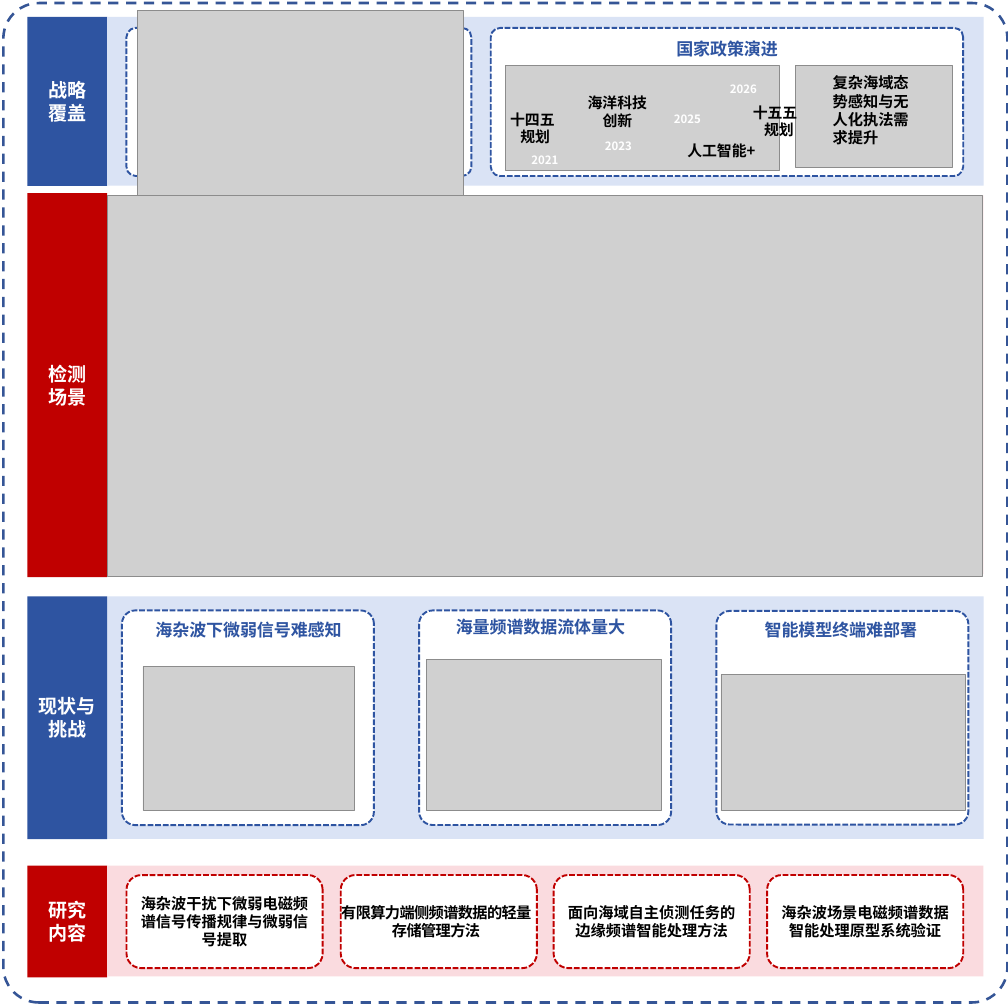
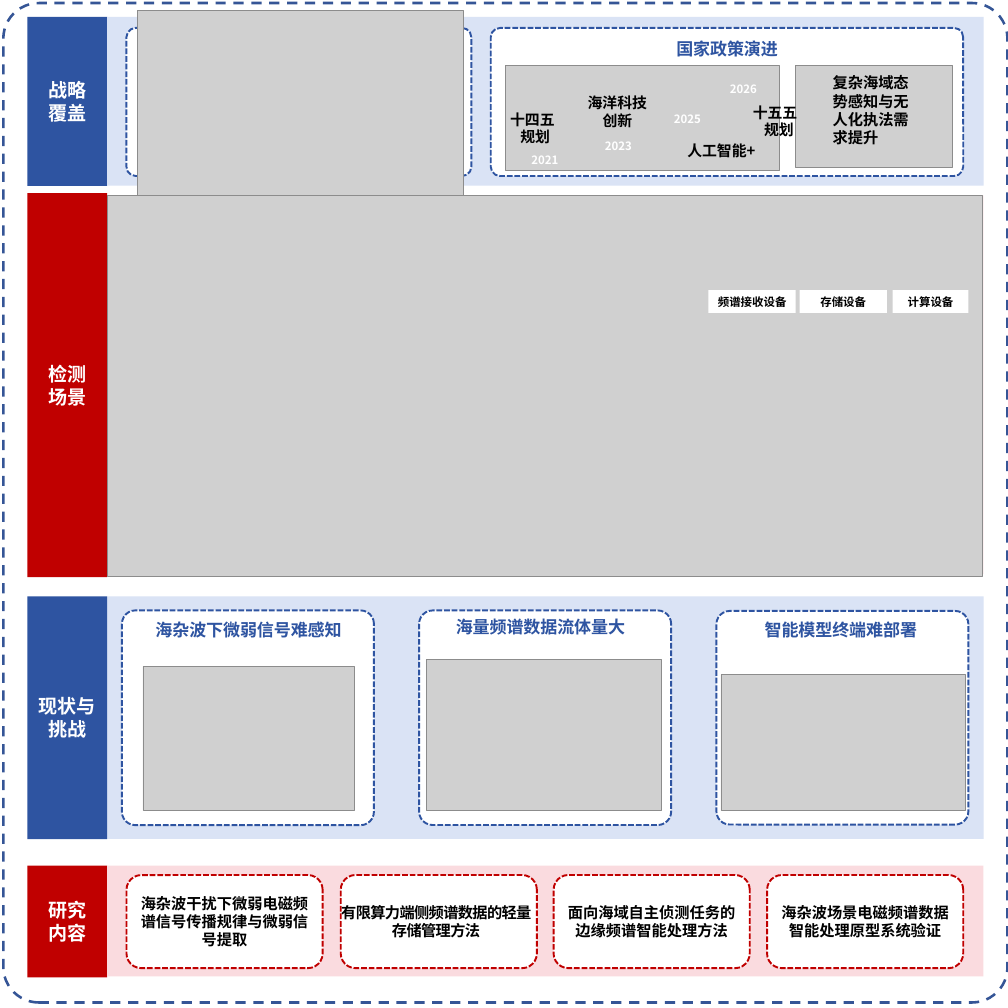
Before and after one commit to yeshu8zpf/NSFC_MCI, a slide deck: slide 1 of 军民融合/ppt/研究意义.pptx. Drawn at 1008x1008 pixels with LibreOffice and Linux fonts; fonts in the diff are those of the drawing; grey boxes stand for pictures. Boxes give left, top, right and bottom in pixels: in the first picture for what was removed or moved away, otherwise in the second. Text is boxed around its words. In the diff, an @@ line names an element or a change of style, - is before the commit and + after.

```diff
--- a/军民融合/ppt/研究意义.pptx
+++ b/军民融合/ppt/研究意义.pptx
@@ rectangle added at (709, 290, 796, 313), fill #FFFFFF, 9 pt, text #000000, bold @@
+频谱接收设备
@@ rectangle added at (799, 290, 886, 313), fill #FFFFFF, 9 pt, text #000000, bold @@
+存储设备
@@ rectangle added at (893, 290, 969, 313), fill #FFFFFF, 9 pt, text #000000, bold @@
+计算设备
```
Also in this commit, not shown: 1 other file.
